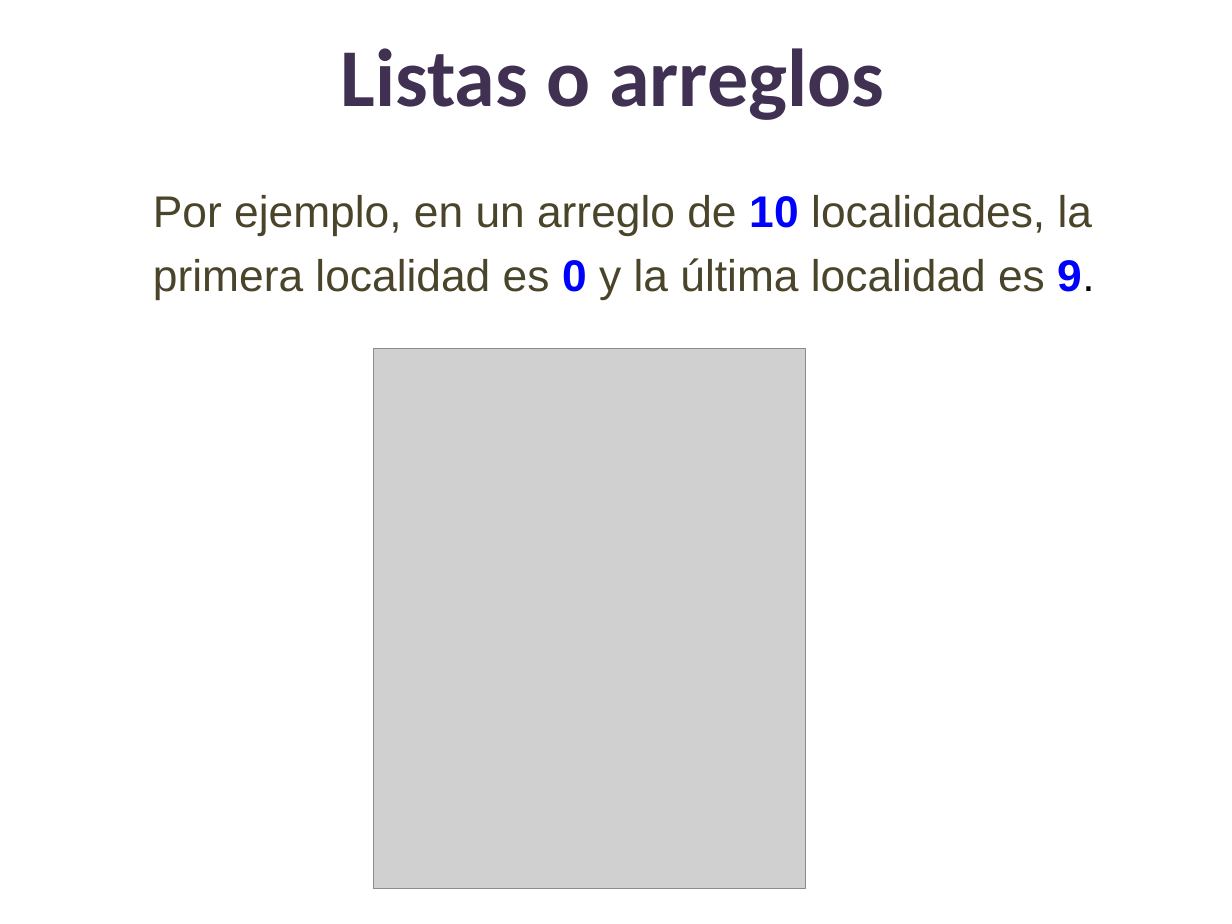
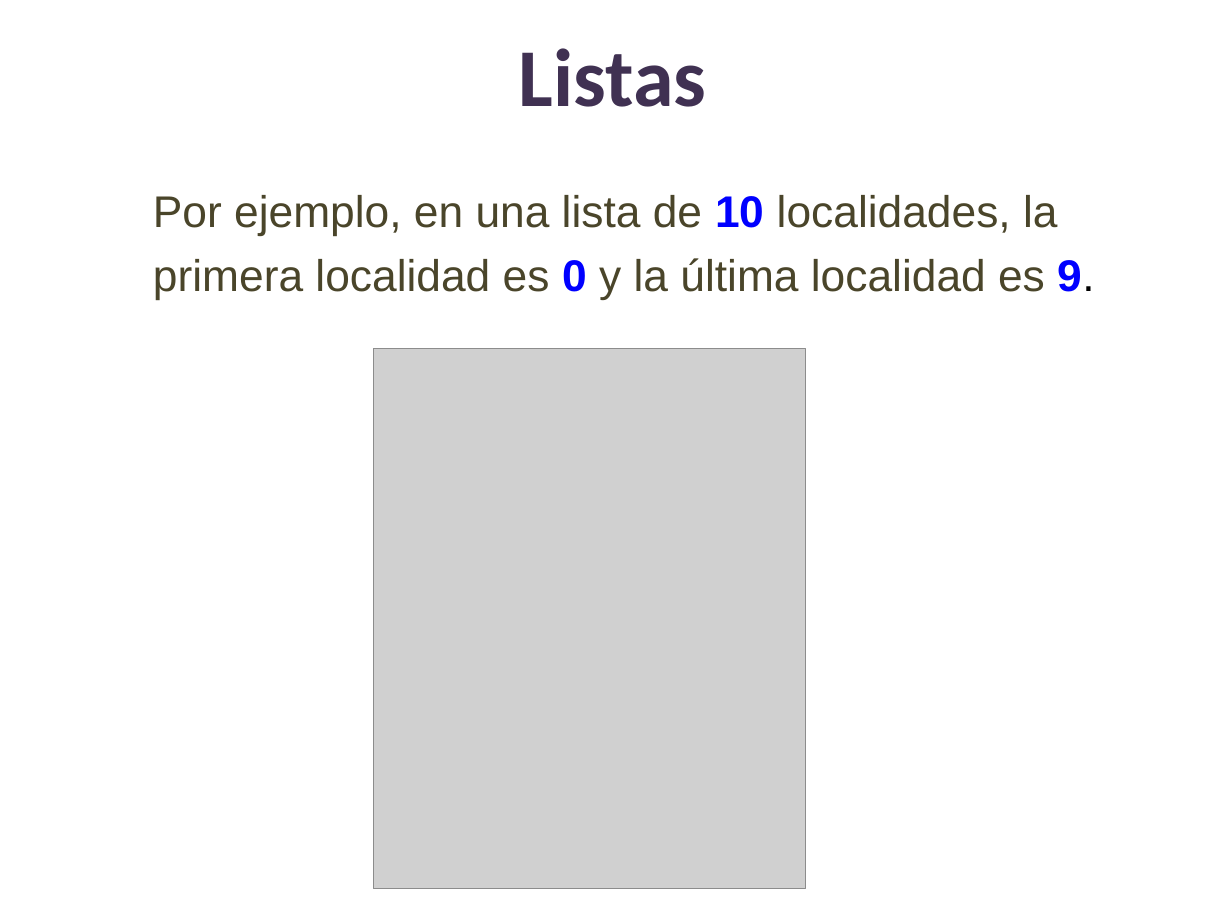
Before and after one commit to lizetheP/Analitica, a slide deck: slide 7 of Calendario2023/presentaciones/7_Listas.pptx. Drawn at 1232x924 pixels with LibreOffice and Linux fonts; fonts in the diff are those of the drawing; grey boxes stand for pictures. Boxes give left, top, right and bottom in pixels: in the first picture for what was removed or moved away, otherwise in the second. Text is boxed around its words. In the diff, an @@ line names an element or a change of style, - is before the commit and + after.

```diff
--- a/Calendario2023/presentaciones/7_Listas.pptx
+++ b/Calendario2023/presentaciones/7_Listas.pptx
@@ title at <box>519,48,706,107</box>: text changed @@
-Listas o arreglos
+Listas
@@ text at <box>153,195,1095,299</box>: text changed @@
-Por ejemplo, en un arreglo de 10 localidades, la primera localidad es 0 y la última localidad es 9.
+Por ejemplo, en una lista de 10 localidades, la primera localidad es 0 y la última localidad es 9.
```
Also in this commit, not shown: 22 other slides changed, 1 other file.
